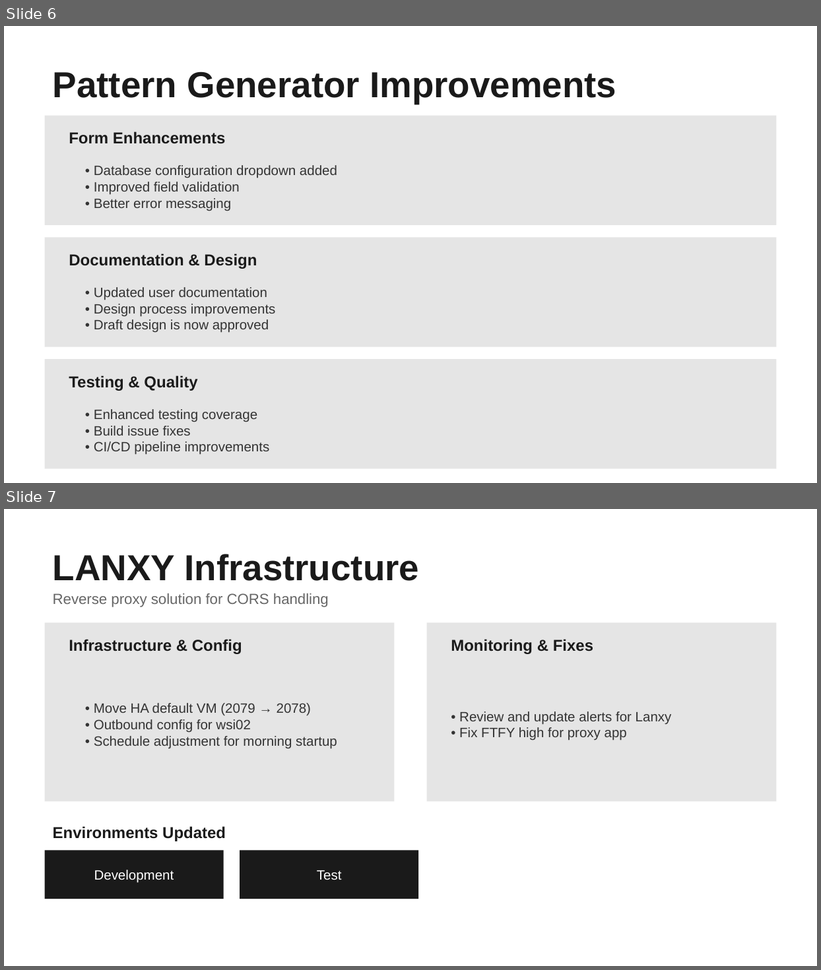
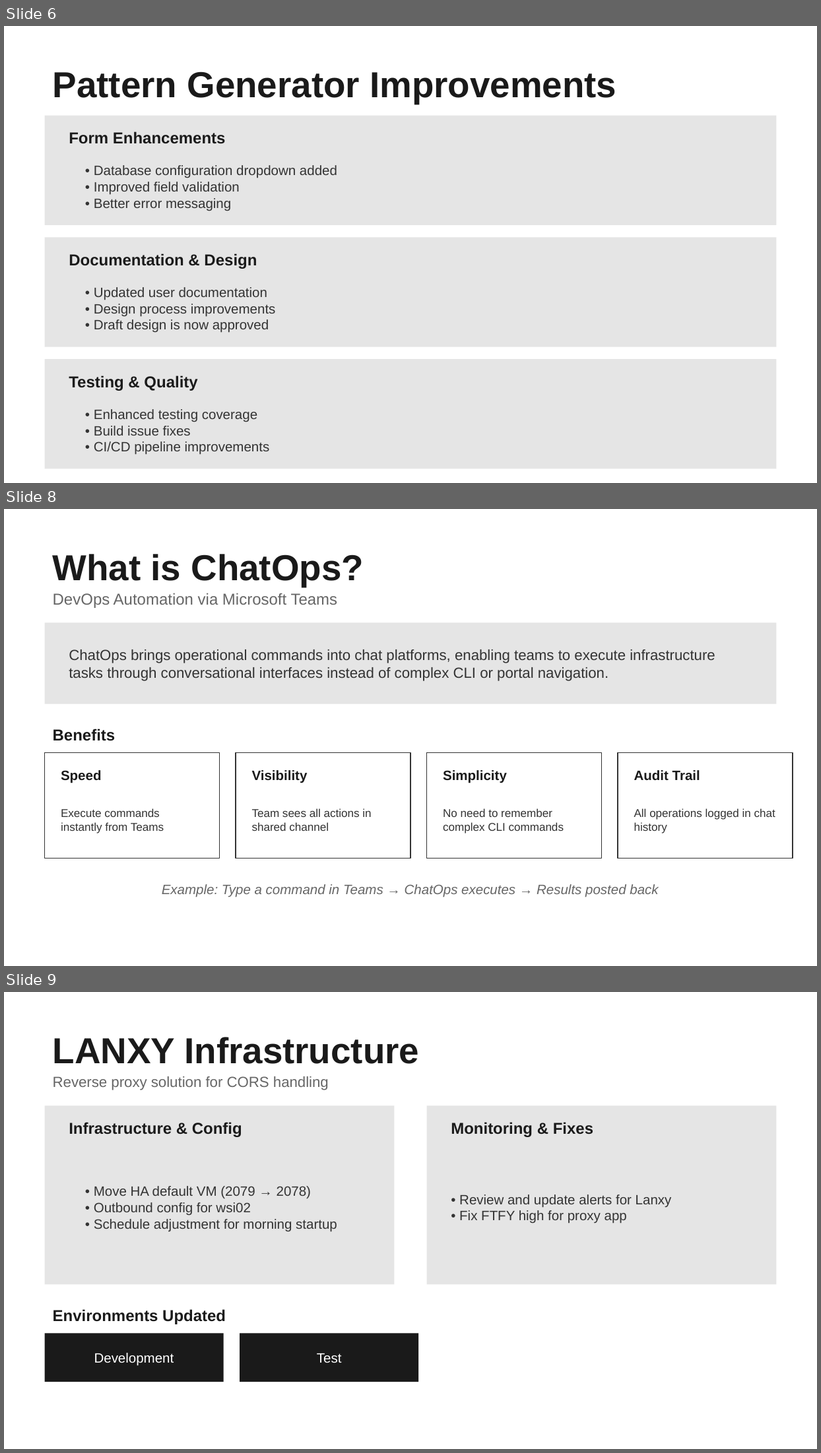
Before and after one commit to dheeju25/AzureAIArchitect, a slide deck: Sprint_Review_Presentation.pptx. Shown one above the other, each under a label of ours: slides 6 and 7 before the commit, slides 6, 8 and 9 after it; the slides between them are not shown. The pictures are 821x970 and 821x1453 pixels, drawn with LibreOffice and Linux fonts; fonts in the diff are those of the drawing. Boxes give left, top, right and bottom in pixels: in the first picture for what was removed or moved away, otherwise in the second. Text is boxed around its words. In the diff, an @@ line names an element or a change of style, - is before the commit and + after.

```diff
--- a/Sprint_Review_Presentation.pptx
+++ b/Sprint_Review_Presentation.pptx
@@ slide 8 added at [4,509,817,966], background #FFFFFF @@
@@ text added at [53,554,364,587], 32 pt, text #1A1A1A, bold @@
+What is ChatOps?
@@ text added at [53,593,338,608], 14 pt, text #666666 @@
+DevOps Automation via Microsoft Teams
@@ rectangle added at [45,623,776,704], fill #E5E5E5 @@
@@ text added at [69,650,715,681], 13 pt, text #333333 @@
+ChatOps brings operational commands into chat platforms, enabling teams to execute infrastructure tasks through conversational interfaces instead of complex CLI or portal navigation.
@@ text added at [53,729,116,741], 14 pt, text #1A1A1A, bold @@
+Benefits
@@ rectangle added at [45,753,219,859], fill #FFFFFF, outline #333333 1 pt @@
@@ rectangle added at [236,753,411,859], fill #FFFFFF, outline #333333 1 pt @@
@@ rectangle added at [427,753,602,859], fill #FFFFFF, outline #333333 1 pt @@
@@ rectangle added at [618,753,793,859], fill #FFFFFF, outline #333333 1 pt @@
@@ text added at [61,770,101,784], 12 pt, text #1A1A1A, bold @@
+Speed
@@ text added at [252,770,308,784], 12 pt, text #1A1A1A, bold @@
+Visibility
@@ text added at [443,770,507,784], 12 pt, text #1A1A1A, bold @@
+Simplicity
@@ text added at [634,770,700,781], 12 pt, text #1A1A1A, bold @@
+Audit Trail
@@ text added at [61,809,164,834], 10 pt, text #333333 @@
+Execute commands instantly from Teams
@@ text added at [252,809,371,831], 10 pt, text #333333 @@
+Team sees all actions in shared channel
@@ text added at [443,809,564,834], 10 pt, text #333333 @@
+No need to remember complex CLI commands
@@ text added at [634,809,776,834], 10 pt, text #333333 @@
+All operations logged in chat history
@@ text added at [162,885,658,898], 12 pt, text #666666, italic @@
+Example: Type a command in Teams → ChatOps executes → Results posted back
@@ what was slide 7 is now slide 9 @@
```
Also in this commit, not shown: 1 slide changed, 1 other slide added.
